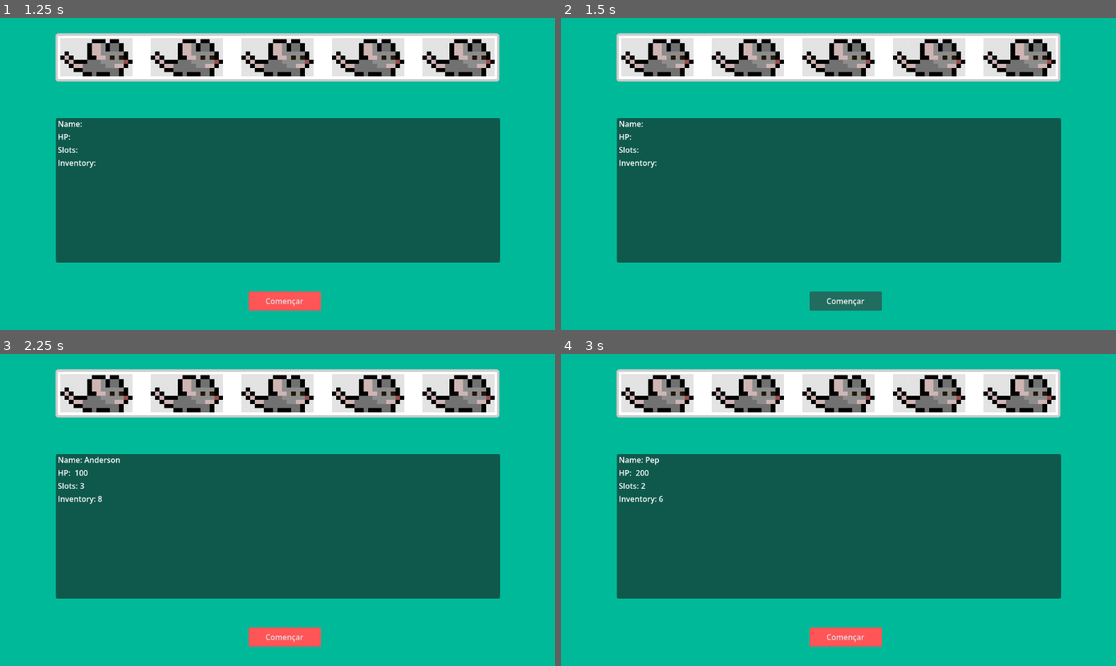
Above: before the commit, frames 1-4 (two rows, left to right).
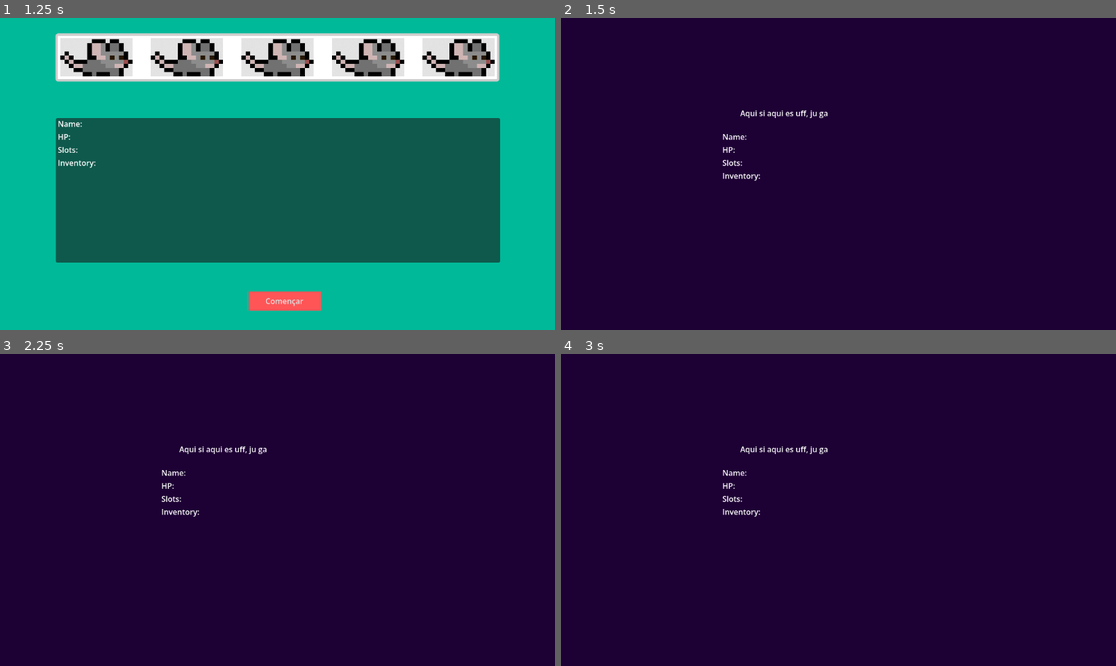
Above: after the commit, the same moments.

Repository: Anderson-Jimenez/-fork
Game: Godot game, scene res://scenes/menu.tscn
Same seed, same stepped clock (60 frames per second), same inputs: the game is played once before the commit and once after it.
Inputs (mouse positions are in pixels of both pictures, inside the frame that each line leads up to):
- Up to frame 1 (1.25 s): click "Jugar" at 0.5 s
- Up to frame 2 (1.5 s): click "Començar" at 1.25 s
- Up to frame 3 (2.25 s): click (94, 394) at 2.02 s
- Up to frame 4 (3 s): click (749, 394) at 2.77 s

Frame 1 is identical in both runs. In frame 2, 100% of the frame differs, in the area x 0-100%, y 0-100%; in frame 3, 100%; in frame 4, 100%.
Error after the commit: Invalid access to property or key 'NAME' on a base object of type 'Dictionary'. (res://scripts/home.gd:25)

Commit message:
canvi de com es guarden els objectes

Diff:
--- a/autoloads/funcionsCondicions.gd
+++ b/autoloads/funcionsCondicions.gd
@@ -12,7 +12,7 @@
 func obtainRandomFunction():
 	var characterCondicions=[]
 	for i in range(4):
-		var rand = randi_range(1,8)
+		var rand = randi_range(1,4)
 		var nomObj="obj"+str(rand)
 		characterCondicions.append(nomObj)
 
@@ -29,15 +29,3 @@
 
 func obj4():
 	return "obj4"
-
-func obj5():
-	return "obj5"
-
-func obj6():
-	return "obj6"
-
-func obj7():
-	return "obj7"
-
-func obj8():
-	return "obj8"
--- a/autoloads/gameManager.gd
+++ b/autoloads/gameManager.gd
@@ -5,7 +5,7 @@
 
 var currentStage=0
 var stages={}
-var stageTypes=['battle','shop','randomEvent']
+var stageTypes=['battle','randomEvent']
 
 var functionsInInventory = {}
 
@@ -18,4 +18,5 @@
 		stages[i]=rand
 
 	stages[0]='home'
+	stages[5]='shop'
 	stages[10]='boss'
--- /dev/null
+++ b/scenes/inventary.tscn
@@ -0,0 +1,6 @@
+[gd_scene format=3 uid="uid://c6rk0kvgma33t"]
+
+[ext_resource type="Script" uid="uid://d3ilmukkvhnya" path="res://scripts/inventary.gd" id="1_fg286"]
+
+[node name="Inventary" type="Node" unique_id=1537500108]
+script = ExtResource("1_fg286")
--- a/scripts/characterSelection.gd
+++ b/scripts/characterSelection.gd
@@ -54,7 +54,7 @@
 
 func _on_start_game_pressed() -> void:
 	GameManager.setCharacter(selectedCharacter)
-	get_tree().change_scene_to_file("res://scenes/playScreen.tscn")
+	get_tree().change_scene_to_file("res://scenes/home.tscn")
 
 func _on_texture_button_char_1_pressed() -> void:
 	setParameters(characters["char1"]["NAME"],characters["char1"]["HP"],characters["char1"]["SLOTS"],characters["char1"]["INV"])
--- /dev/null
+++ b/scripts/inventary.gd
@@ -0,0 +1,12 @@
+extends Node
+
+#https://www.youtube.com/watch?v=STyN8fVI1Ew Video que explica cosas d'inventari, el canal te dos videos o tres en el qual explica
+
+# Called when the node enters the scene tree for the first time.
+func _ready() -> void:
+	pass # Replace with function body.
+
+
+# Called every frame. 'delta' is the elapsed time since the previous frame.
+func _process(delta: float) -> void:
+	pass
--- /dev/null
+++ b/scripts/items/itemUi.tscn
@@ -0,0 +1,59 @@
+[gd_scene format=3 uid="uid://c2b8pw405b4ee"]
+
+[node name="Control" type="Control" unique_id=2034924116]
+layout_mode = 3
+anchor_left = 0.042534724
+anchor_top = 0.058641974
+anchor_right = 0.12900001
+anchor_bottom = 0.367
+offset_right = 0.3919983
+offset_bottom = 0.18399048
+grow_horizontal = 2
+grow_vertical = 2
+metadata/_edit_use_anchors_ = true
+
+[node name="ColorRect" type="ColorRect" parent="." unique_id=1084905916]
+layout_mode = 1
+anchors_preset = 15
+anchor_right = 1.0
+anchor_bottom = 1.0
+grow_horizontal = 2
+grow_vertical = 2
+color = Color(0.90588236, 1, 1, 1)
+
+[node name="Name" type="Label" parent="ColorRect" unique_id=540002879]
+layout_mode = 1
+anchors_preset = 5
+anchor_left = 0.5
+anchor_right = 0.5
+offset_left = -35.5
+offset_top = 13.0
+offset_right = 35.5
+offset_bottom = 36.0
+grow_horizontal = 2
+theme_override_colors/font_color = Color(0, 0, 0, 1)
+metadata/_edit_use_anchors_ = true
+
+[node name="Description" type="RichTextLabel" parent="ColorRect" unique_id=704103920]
+layout_mode = 1
+anchors_preset = 14
+anchor_top = 0.5
+anchor_right = 1.0
+anchor_bottom = 0.5
+offset_top = -46.0
+offset_bottom = 49.0
+grow_horizontal = 2
+grow_vertical = 2
+theme_override_colors/default_color = Color(0, 0, 0, 1)
+
+[node name="Cooldown" type="Label" parent="ColorRect" unique_id=1736760429]
+layout_mode = 1
+anchors_preset = 12
+anchor_top = 1.0
+anchor_right = 1.0
+anchor_bottom = 1.0
+offset_top = -23.0
+grow_horizontal = 2
+grow_vertical = 0
+theme_override_colors/font_color = Color(0, 0, 0, 1)
+metadata/_edit_use_anchors_ = true
--- /dev/null
+++ b/scripts/items/item_data.gd
@@ -0,0 +1,6 @@
+extends Resource
+class_name ItemData
+
+@export var name: String
+@export var description: String
+@export var cooldown: int
--- /dev/null
+++ b/scripts/items/obj1.gd
@@ -0,0 +1,5 @@
+extends ItemData
+class_name obj1
+
+func useCard():
+	print("Obj 1 Utilitzat")
--- /dev/null
+++ b/scripts/items/obj1.tres
@@ -0,0 +1,7 @@
+[gd_resource type="Resource" script_class="ItemData" format=3 uid="uid://b7ipf1eu54yxs"]
+
+[ext_resource type="Script" uid="uid://1wfo6y6bqgdc" path="res://scripts/items/item_data.gd" id="1_vjmn2"]
+
+[resource]
+script = ExtResource("1_vjmn2")
+metadata/_custom_type_script = "uid://1wfo6y6bqgdc"
--- /dev/null
+++ b/scripts/items/obj2.gd
@@ -0,0 +1,5 @@
+extends ItemData
+class_name obj2
+
+func useCard():
+	print("Obj 2 Utilitzat")
--- /dev/null
+++ b/scripts/items/obj2.tres
@@ -0,0 +1,8 @@
+[gd_resource type="Resource" script_class="ItemData" format=3 uid="uid://blj2kg8pb8kse"]
+
+[ext_resource type="Script" uid="uid://1wfo6y6bqgdc" path="res://scripts/items/item_data.gd" id="1_7xc5d"]
+
+[resource]
+script = ExtResource("1_7xc5d")
+name = "obj2"
+metadata/_custom_type_script = "uid://1wfo6y6bqgdc"
--- /dev/null
+++ b/scripts/items/obj3.gd
@@ -0,0 +1,5 @@
+extends ItemData
+class_name obj3
+
+func useCard():
+	print("Obj 3 Utilitzat")
--- /dev/null
+++ b/scripts/items/obj3.tres
@@ -0,0 +1,8 @@
+[gd_resource type="Resource" script_class="ItemData" format=3 uid="uid://cn7nr5ffkgqwk"]
+
+[ext_resource type="Script" uid="uid://1wfo6y6bqgdc" path="res://scripts/items/item_data.gd" id="1_eixpy"]
+
+[resource]
+script = ExtResource("1_eixpy")
+name = "obj3"
+metadata/_custom_type_script = "uid://1wfo6y6bqgdc"
--- /dev/null
+++ b/scripts/items/obj4.gd
@@ -0,0 +1,5 @@
+extends ItemData
+class_name obj4
+
+func useCard():
+	print("Obj 4 Utilitzat")
--- /dev/null
+++ b/scripts/items/obj4.tres
@@ -0,0 +1,8 @@
+[gd_resource type="Resource" script_class="ItemData" format=3 uid="uid://dd58u62rhfnwd"]
+
+[ext_resource type="Script" uid="uid://1wfo6y6bqgdc" path="res://scripts/items/item_data.gd" id="1_uq4li"]
+
+[resource]
+script = ExtResource("1_uq4li")
+name = "obj4"
+metadata/_custom_type_script = "uid://1wfo6y6bqgdc"
Not shown, added: scripts/inventary.gd.uid
Not shown, added: scripts/items/item_data.gd.uid
Not shown, added: scripts/items/obj1.gd.uid
Not shown, added: scripts/items/obj2.gd.uid
Not shown, added: scripts/items/obj3.gd.uid
Not shown, added: scripts/items/obj4.gd.uid
